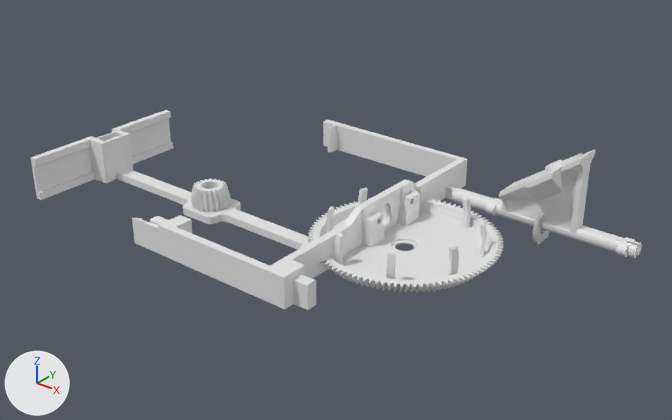
An edit to the Blender file modelo/modelo v2.blend, drawn before and after from the same camera.
Both versions are drawn from a 50 mm lens placed at (2.81, -4.18, 2.7), pointed at (-0.54, 0.01, 0.1). Every picture has the same lights, and +X, +Y and +Z are marked at lower left. The first picture is the older version.

Names of what the first picture shows: 'Base lado engrenagem', 'Base lado motor', 'Eixo', 'Engrenagem grande', 'arruela pequena'.
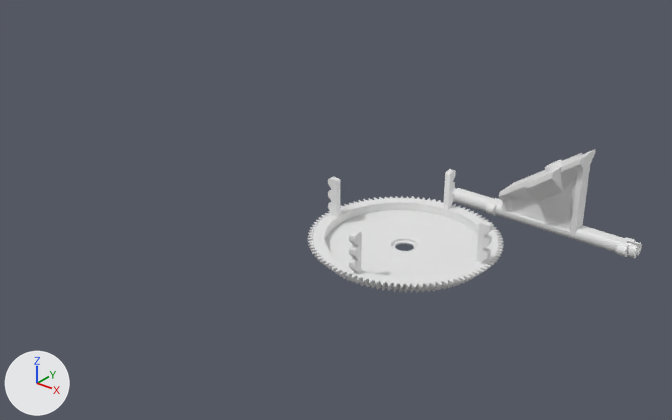
Boxes [x1, y1, x2, y2] around the edits, measured in the pictures (672 x 420 px; the box of a moved part takes in the faces that stretch with it):
'Base lado motor', hidden: before [132, 120, 467, 310]
'Engrenagem grande', reshaped (15% taller): before [307, 185, 504, 293]; after [307, 169, 504, 293]
'Base lado engrenagem', hidden: before [31, 110, 309, 250]
'arruela pequena', deleted: before [532, 214, 550, 245]
part 1 of me_big_gear_partbiggear_001, moved or reshaped: before [308, 185, 502, 283]; after [308, 169, 502, 283]

What changed in the scene script:
```text
Change me_big_gear_partbiggear_001:
    used by ob_engrenagem_grande; location = (0.0, 0.0, 0.0); rotation_euler = (3.142, 0.0, 0.0), in degrees (180, 0, 0)
    remove me_big_gear_partbiggear_001.from_pydata(...)  # 9913 vertices, 11940 faces; spans x -0.591..0.591, y -0.591..0.591, z -0.23..0.0
    add me_big_gear_partbiggear_001.from_pydata(...)  # 9354 vertices, 11052 faces; spans x -0.591..0.591, y -0.591..0.591, z -0.335..0.0
    me_big_gear_partbiggear_001 part 1: 128 vertices moved from x -0.498..0.498, y -0.498..0.498, z -0.03 to x -0.549..0.549, y -0.549..0.549, z -0.085..-0.03; 1392 vertices removed from x -0.518..0.518, y -0.518..0.518, z -0.23..-0.03; 833 vertices added at x -0.564..0.564, y -0.564..0.564, z -0.335..-0.03
Change ob_base_lado_engrenagem:
    add ob_base_lado_engrenagem.hide_set(True)
Remove ob_arruela_pequena:
    ob_arruela_pequena = bpy.data.objects.new('arruela pequena', me_cylinder_013)
    ob_arruela_pequena.location = (0.5, 0.8, 0.0)
    ob_arruela_pequena.rotation_euler = (0.0, 1.571, 0.0)  # degrees (0, 90, 0)
    ob_arruela_pequena.scale = (1.0, 1.0, 40.0)
Change ob_base_lado_motor:
    add ob_base_lado_motor.hide_set(True)
```
